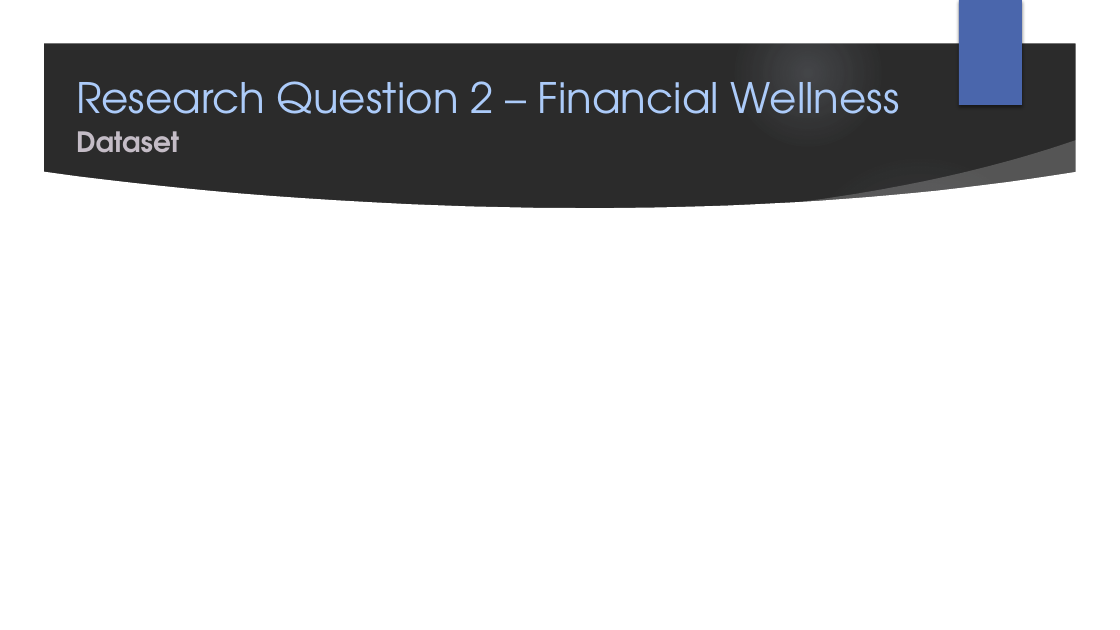
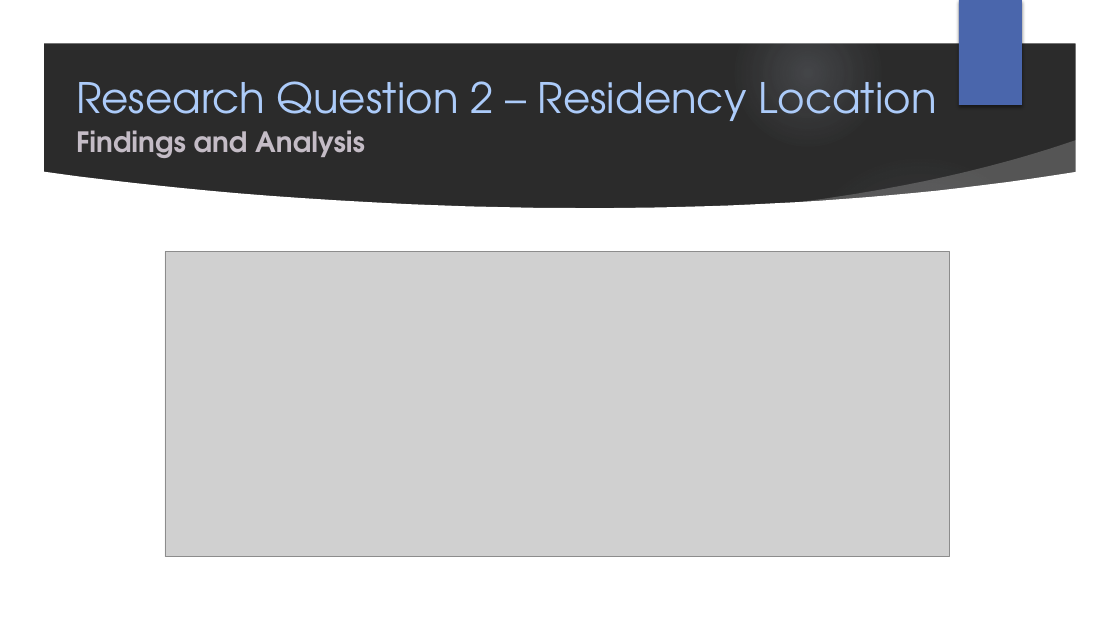
Before and after one commit to rachj14/project-one, a slide deck: slide 16 of Group-1-presentation.pptx (slide 7 before the commit). Drawn at 1120x630 pixels with LibreOffice and Linux fonts; fonts in the diff are those of the drawing; grey boxes stand for pictures; background and template pictures are left out; a plain dark background stands for a picture behind light text. Boxes give left, top, right and bottom in pixels: in the first picture for what was removed or moved away, otherwise in the second. Text is boxed around its words. In the diff, an @@ line names an element or a change of style, - is before the commit and + after.

```diff
--- a/Group-1-presentation.pptx
+++ b/Group-1-presentation.pptx
@@ title at [76,81,936,133]: text changed @@
-Research Question 2 – Financial Wellness
+Research Question 2 – Residency Location
@@ text at [76,130,365,158]: text changed @@
-Dataset
+Findings and Analysis
@@ picture added at [165,252,949,557] @@
```
Also in this commit, not shown: 13 other slides changed, 21 slides added, 1 other file.
